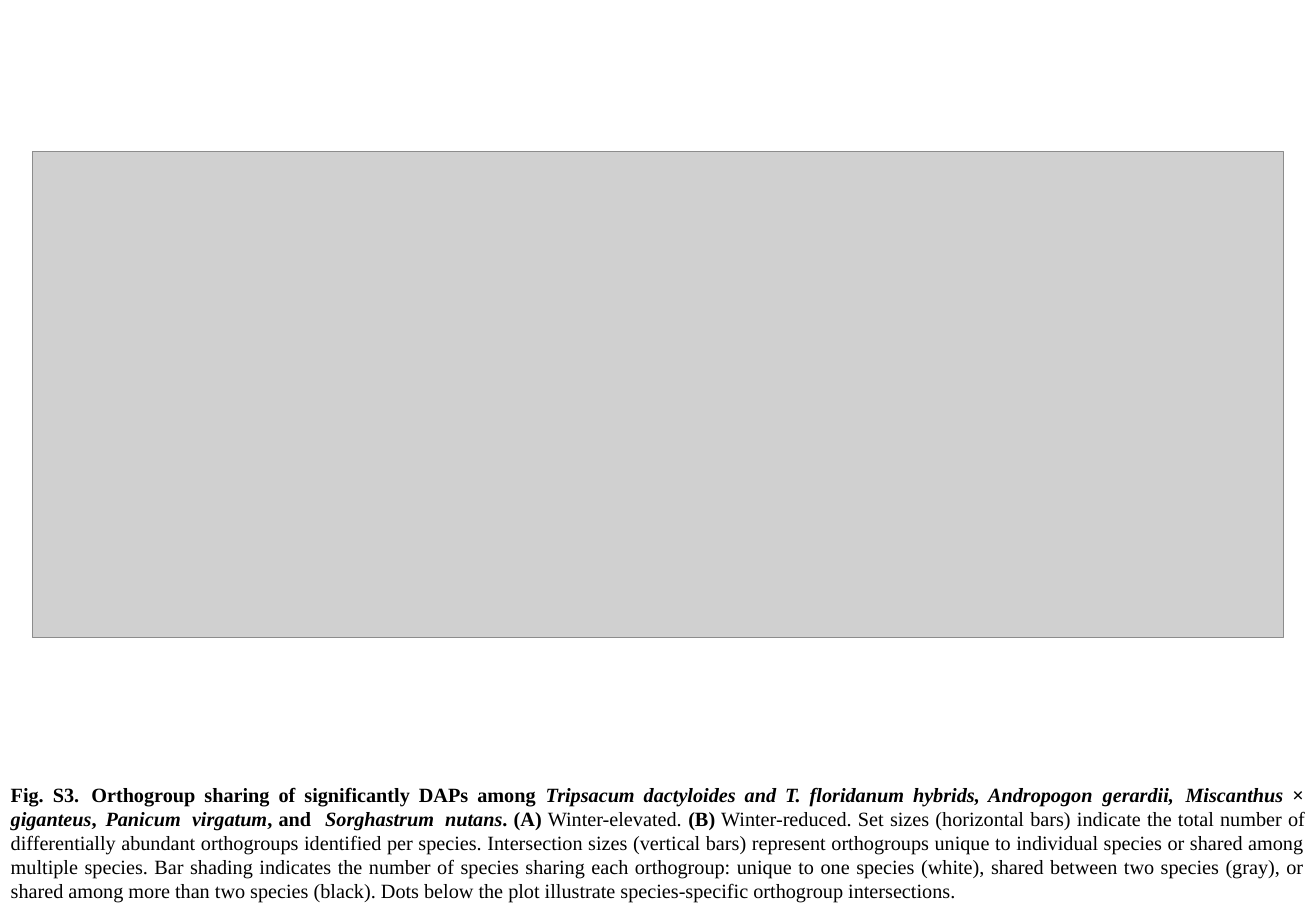
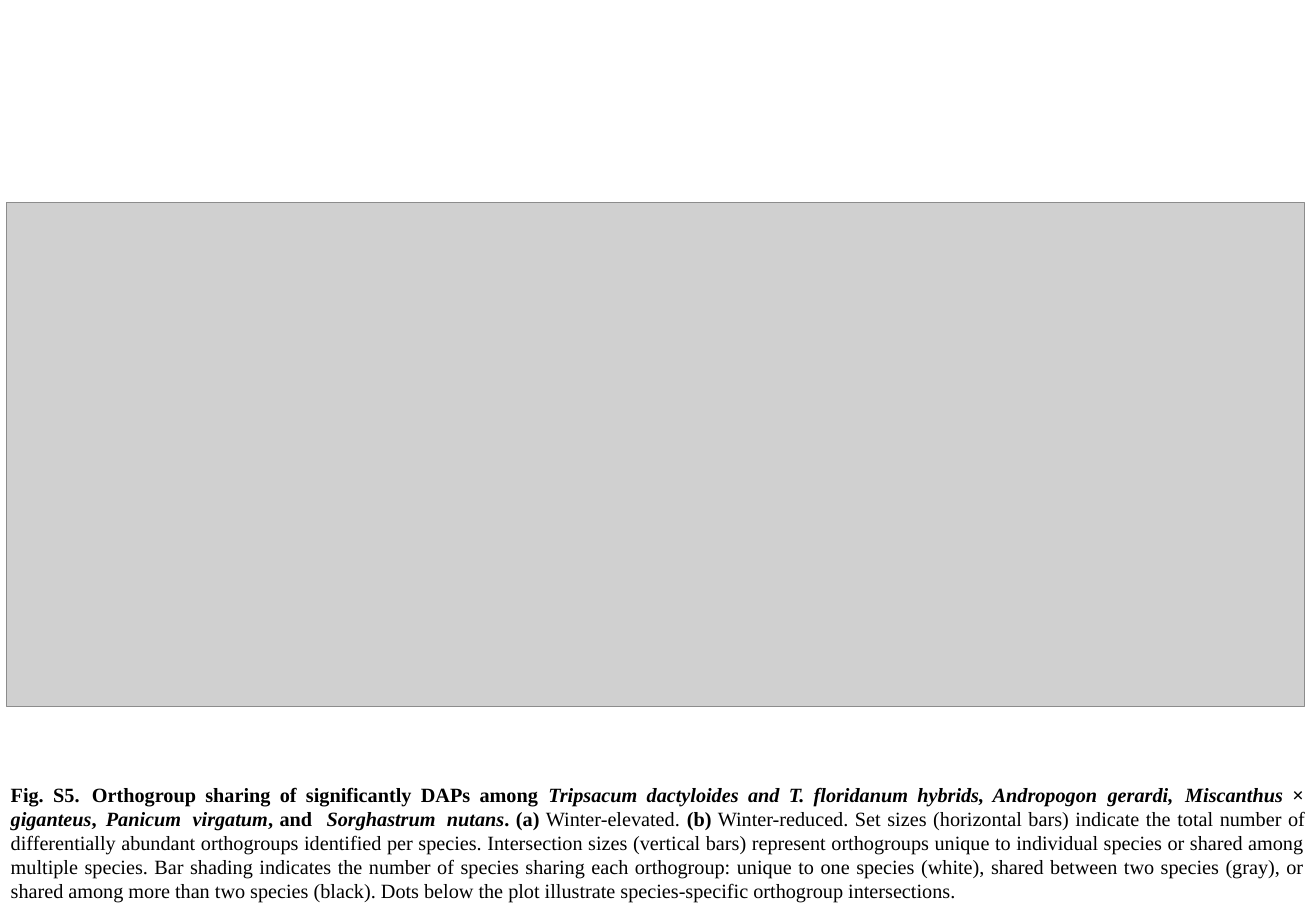
Before and after one commit to elor77/PACMAD-Rhizome-Proteomics, a slide deck: slide 5 of manuscript/Supplemental_Figures/PACMAD_Rhizome_Proteomics_Supplemental_Figures.pptx (slide 3 before the commit). Drawn at 1316x911 pixels with LibreOffice and Linux fonts; fonts in the diff are those of the drawing; grey boxes stand for pictures. Boxes give left, top, right and bottom in pixels: in the first picture for what was removed or moved away, otherwise in the second. Text is boxed around its words. In the diff, an @@ line names an element or a change of style, - is before the commit and + after.

```diff
--- a/manuscript/Supplemental_Figures/PACMAD_Rhizome_Proteomics_Supplemental_Figures.pptx
+++ b/manuscript/Supplemental_Figures/PACMAD_Rhizome_Proteomics_Supplemental_Figures.pptx
@@ picture: place and size @@
-picture at (33,152,1284,638)
+picture at (6,203,1304,707)
@@ text at (11,787,1305,902): text changed @@
-Fig. S3. Orthogroup sharing of significantly DAPs among Tripsacum dactyloides and T. floridanum hybrids, Andropogon gerardii, Miscanthus × giganteus, Panicum virgatum, and Sorghastrum nutans. (A) Winter-elevated. (B) Winter-reduced. Set sizes (horizontal bars) indicate the total number of differentially abundant orthogroups identified per species. Intersection sizes (vertical bars) represent orthogroups unique to individual species or shared among multiple species. Bar shading indicates the number of species sharing each orthogroup: unique to one species (white), shared between two species (gray), or shared among more than two species (black). Dots below the plot illustrate species-specific orthogroup intersections.
+Fig. S5. Orthogroup sharing of significantly DAPs among Tripsacum dactyloides and T. floridanum hybrids, Andropogon gerardi, Miscanthus × giganteus, Panicum virgatum, and Sorghastrum nutans. (a) Winter-elevated. (b) Winter-reduced. Set sizes (horizontal bars) indicate the total number of differentially abundant orthogroups identified per species. Intersection sizes (vertical bars) represent orthogroups unique to individual species or shared among multiple species. Bar shading indicates the number of species sharing each orthogroup: unique to one species (white), shared between two species (gray), or shared among more than two species (black). Dots below the plot illustrate species-specific orthogroup intersections.
```
Also in this commit, not shown: 8 other slides changed, 18 other files.
